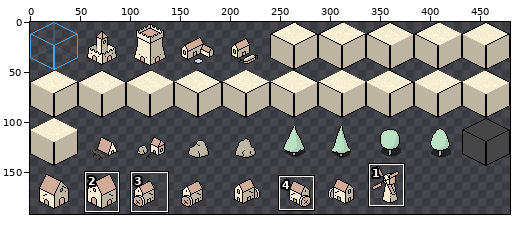
File history of a sprite sheet, data/gfx/paper/full_48x48.png. Above: a wide view before the commit, with the close-up outlined.
Close-up. Before the commit:
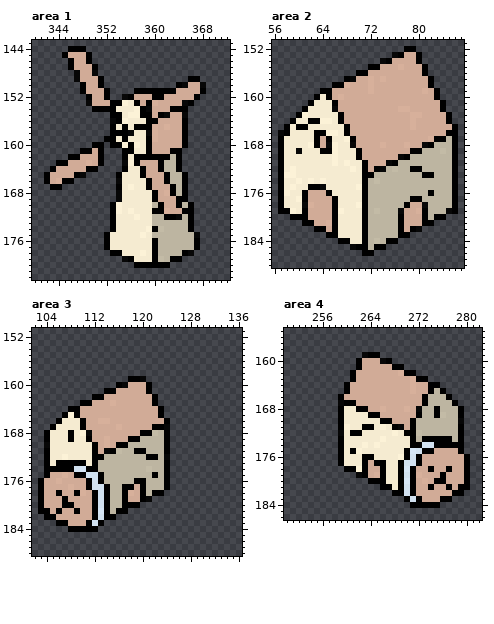
The file is 480x192 pixels. Pixels under 10% opacity are left out. Colours within 5 levels of each other are drawn and written as one. Shown: area 1: x 340..372, y 143..182; area 2: x 56..87, y 151..188; area 3: x 102..136, y 151..188; area 4: x 250..282, y 155..186. The commit also changed other parts of the picture, which this record leaves out.
After the commit:
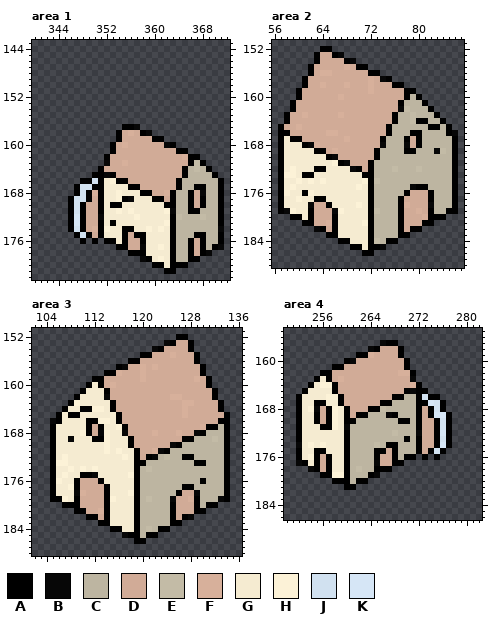
Palette (. is transparent): A #000000  B #070707  C #bdb5a1  D #d1ab97  E #c3bba6  F #d7b09b  G #f5ebd1  H #fcf2d7  J #d1e1f0  K #d6e6f6
Edits made:
Changed rows in their new state; - is an unchanged pixel.
Area 1:
first column x 342:
144 ----...-----------------------
145 ---.....----------------------
146 ----....----------------------
147 ----.....---------------------
148 -----....---------------------
149 -----.....--------------..----
150 ------....------------.....---
151 ------.....----............---
152 -------....--.............----
153 -------..................-----
154 --------................------
155 -----------.............------
156 -----------.............------
157 -----------..-AB........------
158 -----------.-DFDA-......------
159 ----------..ADDDDDAA....------
160 --------..--DFDDDD--BA..------
161 ------....-ADDDDDD---D-A------
162 ----......ADDDDDDDDDDDDFAA----
163 --........BDDFDD---DDDDDAEA---
164 -........ADDDDDDD--DDDDACECA--
165 .......-AABADDDDD---DDD-CCCCA-
166 .....-AAJAGHAADDDD--DDACCCCCCA
167 -..--AJJAAGGG-AADD---DACCAACCA
168 -----AJAFAGGH---AAD----CADBCCA
169 ----AJJADAGGHAB----A-ACCADACCA
170 ----AJADDAG-A-----GGAAC--DACCA
171 ----AJADDAGG------GGHBCC-ACCCA
172 ----AKADDBGG------GGG-E-CCECCA
173 ----AKADDAG-------GGHA--CCCCCA
174 ----AJADFAHG-AA---GHGA--CCCCCB
175 -----AJADAG--ADAA-GGGA---AACCA
176 ------A-A--A-ADDA-GGGA--ADACCA
177 ----------..AADDB-GHGA--ADACAB
178 -----------...AAA-GGGA-CADAB--
179 -------------...BAGHG-CCAA----
180 ---------------...--GAAA------
181 --------------------AA--------
Area 2:
first column x 57:
152 -------AA------------..-------
153 ------ADDAB--------.....------
154 ------ADDDDAB----.......------
155 -----ADDDDDFDAA..........-----
156 -----ADFFDDDDDDAA........-----
157 ----ADDDDDDDD----BA.......----
158 ----ADDFDDD--------AA.....----
159 ---ADDDDD------------AA....---
160 ---ADDDDD------------ACA...---
161 --ADDDDDDD----------ACCCA...--
162 --ADDDDDDD----------BECCCA..--
163 -ADDFDDDDDF--------ACCECCCA..-
164 -ADDDDDDDDD--------ACCEAACCA.-
165 ADDFDDDDDDDD------ACCCCCCAACA.
166 A-DDDDDDFFDD------ACCCAACCCC-B
167 --AADDD-DDDFD----ACCCA-ACCCC--
168 ----ABF-DDDDD----BCCCB-ACC----
169 ---G--A-DFDDDD--ACCCCA-C--B---
170 --------ABDDDD--ACCCCC--------
171 ----------ABDDDACCCC----------
172 ------AA----BADACC----CE------
173 ----AA------------------CC----
174 --------------HA--------------
175 -----GGG------GA------BAA-----
176 -----HGGG-----GA-----ADDD-----
177 ----GGAAGG----GA----ADDDDA----
178 ----GB--AG----GA----AF--DB----
179 -B--GA---B----GA----A---DA--A-
180 ----GA--------GA--------FA----
181 --------------HA--------------
182 ------B-------GA-------A------
183 --------------GA--------------
184 --------------GA--------------
185 ------------A-GA-B------------
Area 3:
first column x 103:
152 -----------------------AA-------
153 ---------------------BADDA------
154 -------------------BADDDDA------
155 -----------------AADDDFDDDA-----
156 ---------------AADDDDDDDDDA-----
157 -------------ABDDFDFDDDDDDDA----
158 -----------AAFDDDFDDDDDDDDDA----
159 ---------AADDDDDDFDDDDDDDDFDA---
160 --------AGADFDD---DDDDDDDDDDA---
161 -------AGGG-D-----DDDDDDDDDDDA--
162 ------AGGGGB-------DDDFFDDDDDA--
163 -----AHGGGGGA------DDDDDFFDDDDA-
164 ----AGGAAHHGA-------DDDDFDDDDDA-
165 ---AGA-GGGGGGA------DDDDFDDDDDDA
166 --B----GAAHHGA-------DDDDDDDDDAA
167 -------GA-AGGHA----DDDDDDDDFAACA
168 -.A--G--A-BHGGB--DDFDDDFDDBACCCA
169 -.A--B--GAAHGGG-DDDDDDDDAACCCECA
170 -.A------GGHGGGADDDDDDBACCCCCCCA
171 -.A------GGHGHGG-DDFB-CCCCCCCCCA
172 -.A------GGGGGHGAD-B-ECCAACCCCCA
173 -.AHHGGG-GGGGGGGAA---CCCCCAACCCA
174 -.-GGHGHGHGGGGGGA----CCCCCCCCCCA
175 -.AGHGG-ABGGGGGHA--C-CCCCCCCCCCA
176 ..AHGGA-DD-GGGGG-C---CCCCCCACCCA
177 ..AGGHA-DDD-GGGGAC---CCCAACCCCCA
178 ..AGGGB--DD-GGGHAC-CCCCADDBCCCCA
179 ..AAHGA--DD-HGGGACECCCBDDFACCCBA
180 ....--A--DD-GGGG-CCCCCADDDACAA--
181 ......-A-DF-GGGGACCCCCADDDAA----
182 -.......A-D-GGGGACCCCCADAB------
183 ---.......-AGGGGACCCCCAA--------
184 -----.....--AAGGACECAA----------
185 --------------BAACAA------------
186 ----------------AA--------------
Area 4:
first column x 252:
157 --------------BAA------------
158 ------------BADDDA-----------
159 ----------AAFDDDDA-----------
160 --------ABD---DDDDA----------
161 ------AADDD-----DDA----------
162 ----AADDDD--------F----------
163 ---AGADFDD---------B..-------
164 --AGHHADD-----------A...-----
165 -AGGGGADD---------ABAA...----
166 AGGGGHH---------AACCAJAA..---
167 AGGAAGGAFD----AACCCCA-KJA..--
168 AGHBDAHGADDDAAECCCCCADAJA...-
169 AGGADAHGADAACCCBACCC-DAKKA..-
170 AGGADAHGAACCCCCCCAACADDAJA..-
171 AGGGAAHGBCCCCCCCCCCCADDAJA..-
172 AGGGGGGGACCCCCCCECCCBDDAKA..-
173 AGGGGGGGACCCCCCCCCACADD-J-..-
174 BGHGHGGGACCCCECAACCC-DD-K-..-
175 AGGAAGGGACCCCAADACCCAD-JA...-
176 AGHADAGGACCCCADDAC-A.A.A.....
177 BAGADAGGACCCCBDDA-...........
178 --BADAGG-CECCA-A.............
179 ----AAHHACCCAB...............
180 ------AAACAA.................
181 --------AA----...............
182 ----------------............-
183 ------------------........---
184 -------------------.....-----
